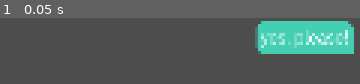
Above: before the commit, frame 1.
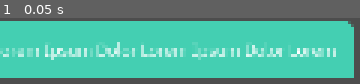
Above: after the commit, the same moment.

Repository: StudioENIGMA/ProjectENIGMA
Game: Godot game, scene res://scenes/my_message.tscn
Same seed, same stepped clock (60 frames per second), same inputs: the game is played once before the commit and once after it. This scene is started directly instead of the project's main scene.
Inputs:
- Up to frame 1 (0.05 s): no input

The runs differ from the first frame. In frame 1, 75% of the frame differs, in the area x 0-99%, y 4-91%.

Commit message:
[0.2.1] FIX :: FIXED MERGE ERROR IN ANSWERS
Fixed merge error in message chats scenes about answer options

Body:
(+) added hbox that was missing to messages chat
(+) added margin to "my-message" textbox
(+) added back svg

from: [0.2.0]

Diff:
--- a/scenes/messages_chat.tscn
+++ b/scenes/messages_chat.tscn
@@ -1,6 +1,7 @@
-[gd_scene load_steps=4 format=3 uid="uid://b2nkg5lcmsjeu"]
+[gd_scene load_steps=5 format=3 uid="uid://b2nkg5lcmsjeu"]
 
 [ext_resource type="Script" uid="uid://dvcgfeo4ji8e8" path="res://scripts/messages/answers_control.gd" id="1_s3mx7"]
+[ext_resource type="Texture2D" uid="uid://cywg1bclbag71" path="res://assets/icons/back.svg" id="2_ipib6"]
 [ext_resource type="FontFile" uid="uid://cwojsg0irciae" path="res://assets/fonts/IBMPlexSans-Bold.ttf" id="2_s3mx7"]
 
 [sub_resource type="StyleBoxFlat" id="StyleBoxFlat_qqu0a"]
--- a/scenes/my_message.tscn
+++ b/scenes/my_message.tscn
@@ -4,10 +4,10 @@
 [ext_resource type="FontFile" uid="uid://b778cnyygqp4l" path="res://assets/fonts/IBMPlexSans-Regular.ttf" id="1_yluvu"]
 
 [sub_resource type="StyleBoxFlat" id="StyleBoxFlat_wq22m"]
-content_margin_left = 12.0
-content_margin_top = 12.0
-content_margin_right = 12.0
-content_margin_bottom = 12.0
+content_margin_left = 50.0
+content_margin_top = 50.0
+content_margin_right = 50.0
+content_margin_bottom = 50.0
 bg_color = Color(0.266667, 0.811765, 0.698039, 1)
 corner_radius_top_left = 20
 corner_radius_top_right = 20
@@ -34,5 +34,5 @@
 layout_mode = 2
 theme_override_fonts/font = ExtResource("1_yluvu")
 theme_override_font_sizes/font_size = 50
-text = "yes, please!"
+text = "Lorem Ipsum Dolor Lorem Ipsum Dolor Lorem"
 vertical_alignment = 1
--- a/scenes/others_message.tscn
+++ b/scenes/others_message.tscn
@@ -19,12 +19,10 @@
 offset_right = 126.0
 offset_bottom = 109.0
 size_flags_horizontal = 0
-
 theme_override_constants/margin_left = 20
 script = ExtResource("1_kjful")
 
 [node name="PanelContainer" type="PanelContainer" parent="."]
-
 layout_mode = 2
 size_flags_horizontal = 0
 theme_override_styles/panel = SubResource("StyleBoxFlat_wq22m")
--- a/scripts/messages/answers_control.gd
+++ b/scripts/messages/answers_control.gd
@@ -15,7 +15,7 @@
 
 func _process(delta: float) -> void:
 	for answer_option in answer_options:
-		if answer_option.time <= GameData.game_timer.wait_time - GameData.game_timer.time_left:
+		if answer_option.time <= GameData.now():
 			EventBus.create_answer.emit(answer_option.name, answer_option.title, answer_option.message, answer_option.answer_id)
 			answer_options.erase(answer_option)
 			if answer_option.time >= -1:
--- a/scripts/my_message.gd
+++ b/scripts/my_message.gd
@@ -13,6 +13,7 @@
 
 	# 2. Wait for the next frame so the container resizes
 	await get_tree().process_frame
+	await get_tree().process_frame
 
 	# 3. Now check the new size and apply constraints if needed
 	if panel_container.size.x > MAX_WIDTH:
--- a/scripts/singletons/game_data.gd
+++ b/scripts/singletons/game_data.gd
@@ -3,6 +3,12 @@
 var game_timer : Timer
 var hours_minutes : String
 var daily_reputation_points : int = 0
+
+func now() -> float:
+	if is_instance_valid(game_timer):
+		return game_timer.wait_time - game_timer.time_left
+	else:
+		return 0
 
 var data = {
 	"current_day": 0,
